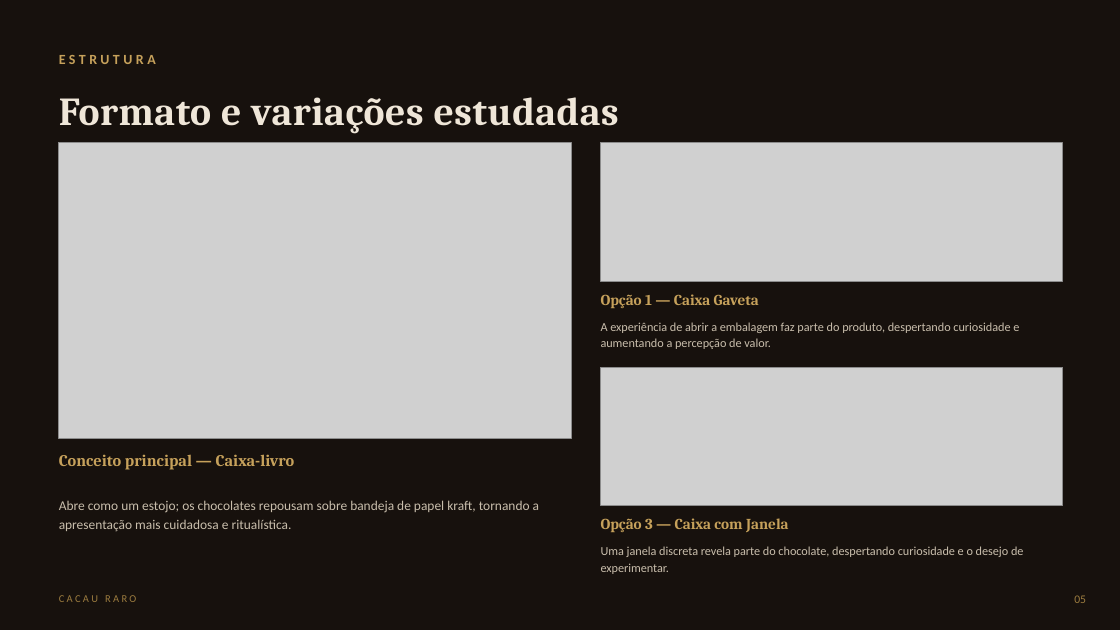
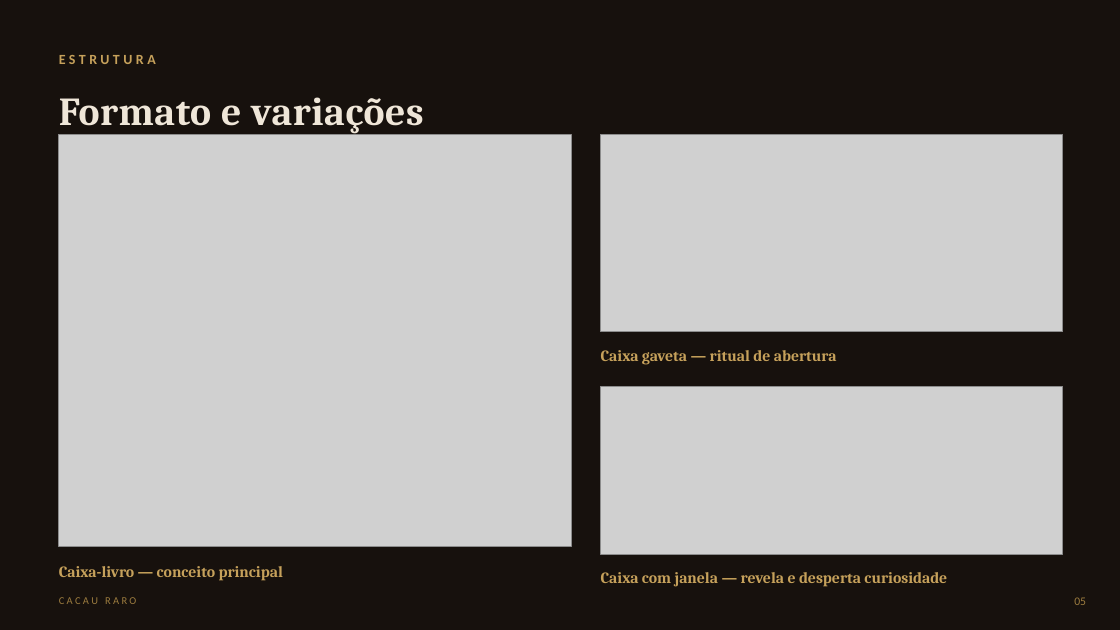
Before and after one commit to eduardamfaria-png/Trem, a slide deck: slide 5 of Cacau_Raro_Percepcao_Consumidor.pptx. Drawn at 1120x630 pixels with LibreOffice and Linux fonts; fonts in the diff are those of the drawing; grey boxes stand for pictures. Boxes give left, top, right and bottom in pixels: in the first picture for what was removed or moved away, otherwise in the second. Text is boxed around its words. In the diff, an @@ line names an element or a change of style, - is before the commit and + after.

```diff
--- a/Cacau_Raro_Percepcao_Consumidor.pptx
+++ b/Cacau_Raro_Percepcao_Consumidor.pptx
@@ text at <box>59,97,424,134</box>: text changed @@
-Formato e variações estudadas
+Formato e variações
@@ picture: place and size @@
-picture at <box>59,143,571,439</box>
+picture at <box>59,134,571,546</box>
@@ picture: place and size @@
-picture at <box>601,143,1063,281</box>
+picture at <box>601,134,1063,332</box>
@@ text removed at <box>601,322,1019,349</box> @@
-A experiência de abrir a embalagem faz parte do produto, despertando curiosidade e aumentando a percepção de valor.
@@ text at <box>601,350,837,365</box>: text changed; size 13 to 13.5 pt @@
-Opção 1 — Caixa Gaveta
+Caixa gaveta — ritual de abertura
@@ picture: place and size @@
-picture at <box>601,367,1063,506</box>
+picture at <box>601,386,1063,555</box>
@@ text removed at <box>59,500,539,531</box> @@
-Abre como um estojo; os chocolates repousam sobre bandeja de papel kraft, tornando a apresentação mais cuidadosa e ritualística.
@@ text at <box>59,566,283,581</box>: text changed; size 14 to 13.5 pt @@
-Conceito principal — Caixa-livro
+Caixa-livro — conceito principal
@@ text removed at <box>601,546,1023,574</box> @@
-Uma janela discreta revela parte do chocolate, despertando curiosidade e o desejo de experimentar.
@@ text at <box>601,572,947,587</box>: text changed; size 13 to 13.5 pt @@
-Opção 3 — Caixa com Janela
+Caixa com janela — revela e desperta curiosidade
```
Also in this commit, not shown: 7 other slides changed.
